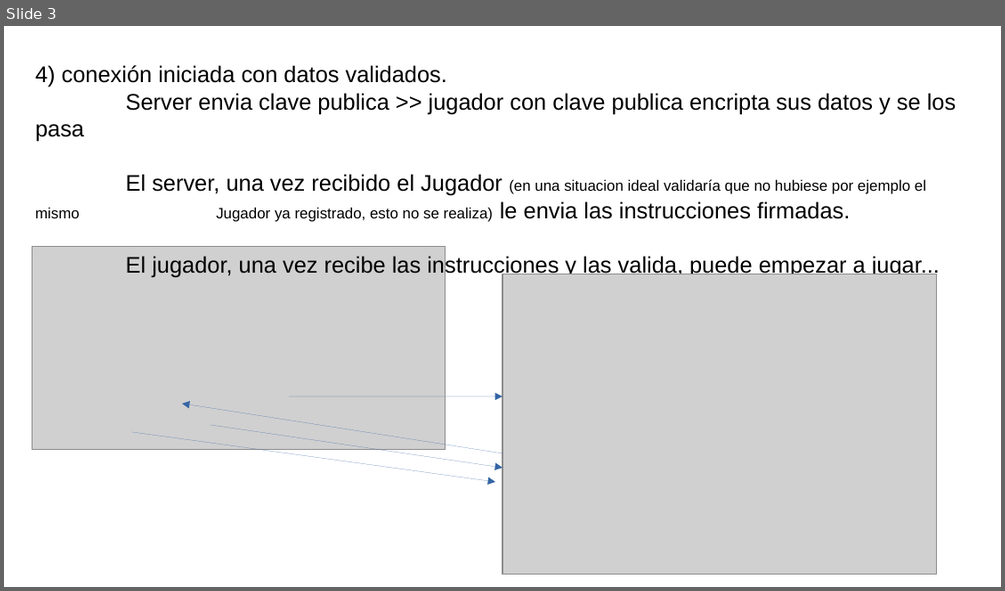
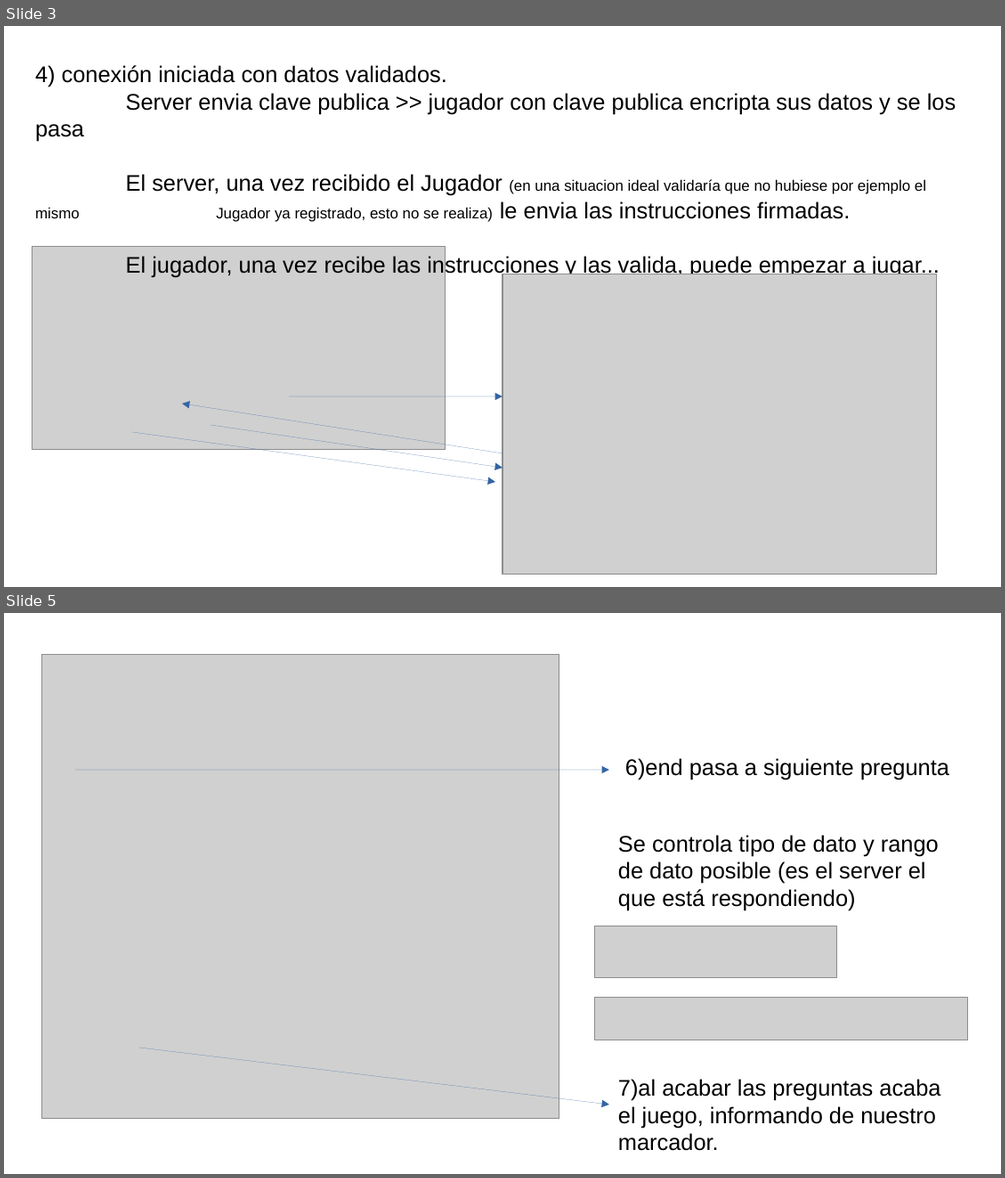
Before and after one commit to mariaroda76/EVAL2_EIDER, a slide deck: docs_utiles/entregable-informe.odp. Shown one above the other, each under a label of ours: slide 3 before the commit, slides 3 and 5 after it; the slides between them are not shown. The pictures are 1005x591 and 1005x1178 pixels, drawn with LibreOffice and Linux fonts; fonts in the diff are those of the drawing; grey boxes stand for pictures. Boxes give left, top, right and bottom in pixels: in the first picture for what was removed or moved away, otherwise in the second. Text is boxed around its words. In the diff, an @@ line names an element or a change of style, - is before the commit and + after.

```diff
--- a/docs_utiles/entregable-informe.odp
+++ b/docs_utiles/entregable-informe.odp
@@ slide 5 added at bbox=[4, 613, 1001, 1174], background #FFFFFF @@
@@ picture added at bbox=[42, 655, 559, 1119] @@
@@ arrow added from (75, 770) to (609, 770), #3465A4 0 pt @@
@@ text added at bbox=[625, 758, 949, 779], 18 pt, text #000000 @@
+6)end pasa a siguiente pregunta
@@ text added at bbox=[618, 835, 938, 910], 18 pt, text #000000 @@
+Se controla tipo de dato y rango de dato posible (es el server el que está respondiendo)
@@ picture added at bbox=[596, 926, 838, 978] @@
@@ picture added at bbox=[596, 997, 968, 1040] @@
@@ arrow added from (139, 1047) to (609, 1104), #3465A4 0 pt @@
@@ text added at bbox=[618, 1078, 940, 1151], 18 pt, text #000000 @@
+7)al acabar las preguntas acaba el juego, informando de nuestro marcador.
```
Also in this commit, not shown: 1 other slide added, 13 slides removed, 3 other files.
